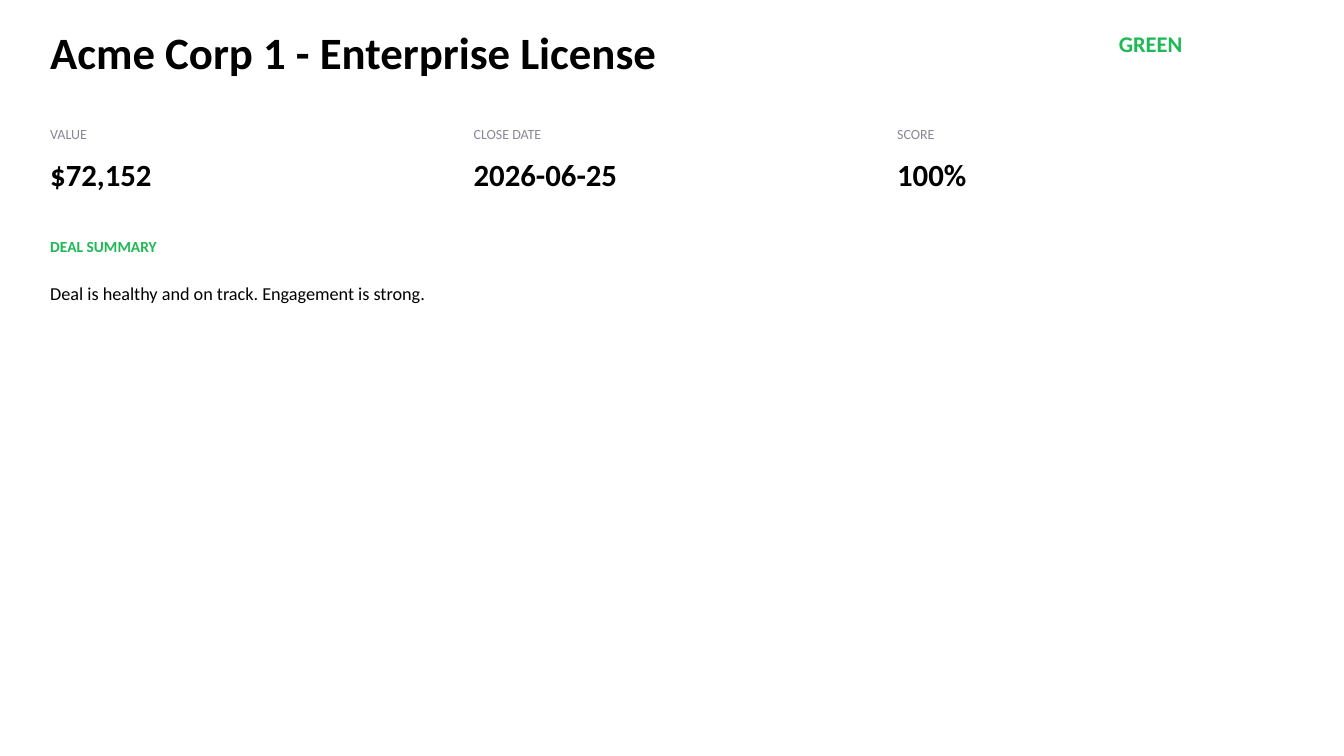
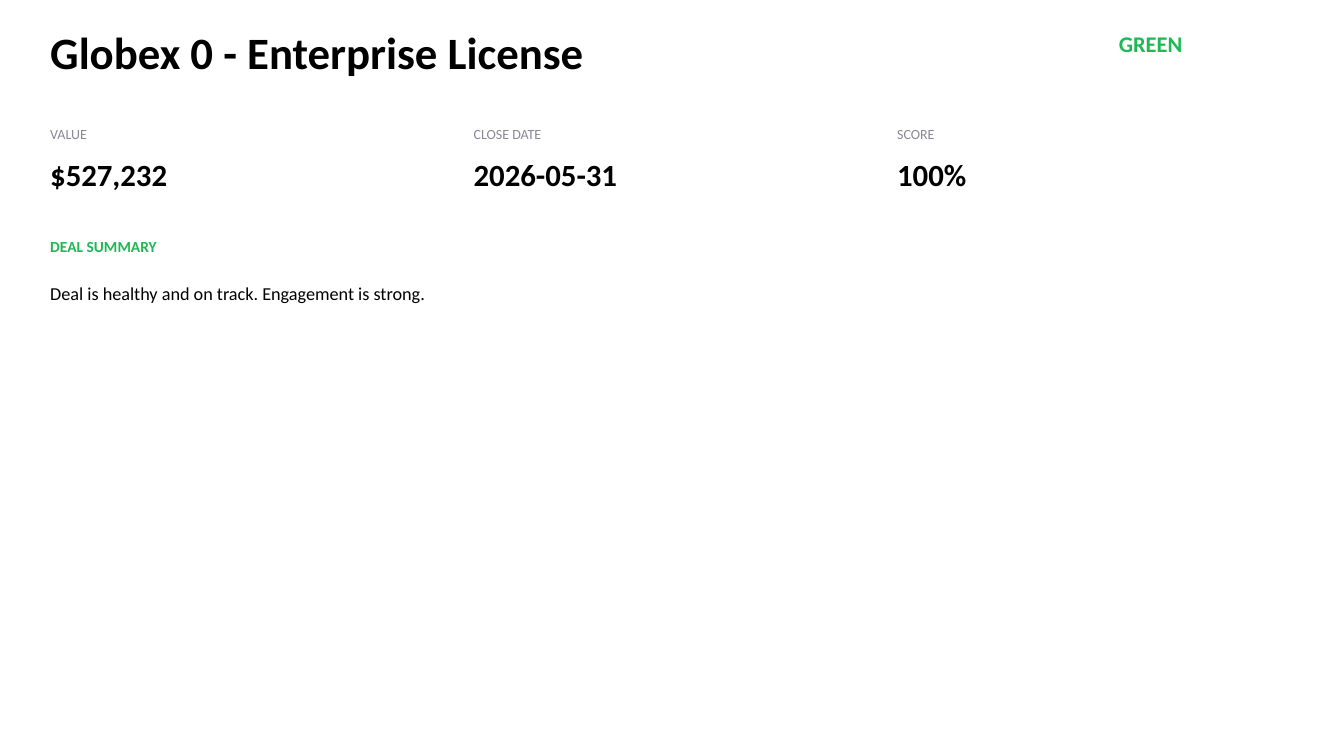
Before and after one commit to vineeta07/Piratesofcoralbean, a slide deck: slide 5 of pipeline_deck.pptx. Drawn at 1344x756 pixels with LibreOffice and Linux fonts; fonts in the diff are those of the drawing. Boxes give left, top, right and bottom in pixels: in the first picture for what was removed or moved away, otherwise in the second. Text is boxed around its words. In the diff, an @@ line names an element or a change of style, - is before the commit and + after.

```diff
--- a/pipeline_deck.pptx
+++ b/pipeline_deck.pptx
@@ text at <box>50,37,584,76</box>: text changed @@
-Acme Corp 1 - Enterprise License
+Globex 0 - Enterprise License
@@ text at <box>50,165,167,190</box>: text changed @@
-$72,152
+$527,232
@@ text at <box>474,165,617,187</box>: text changed @@
-2026-06-25
+2026-05-31
```
Also in this commit, not shown: 3 other slides changed, 3 other files.
